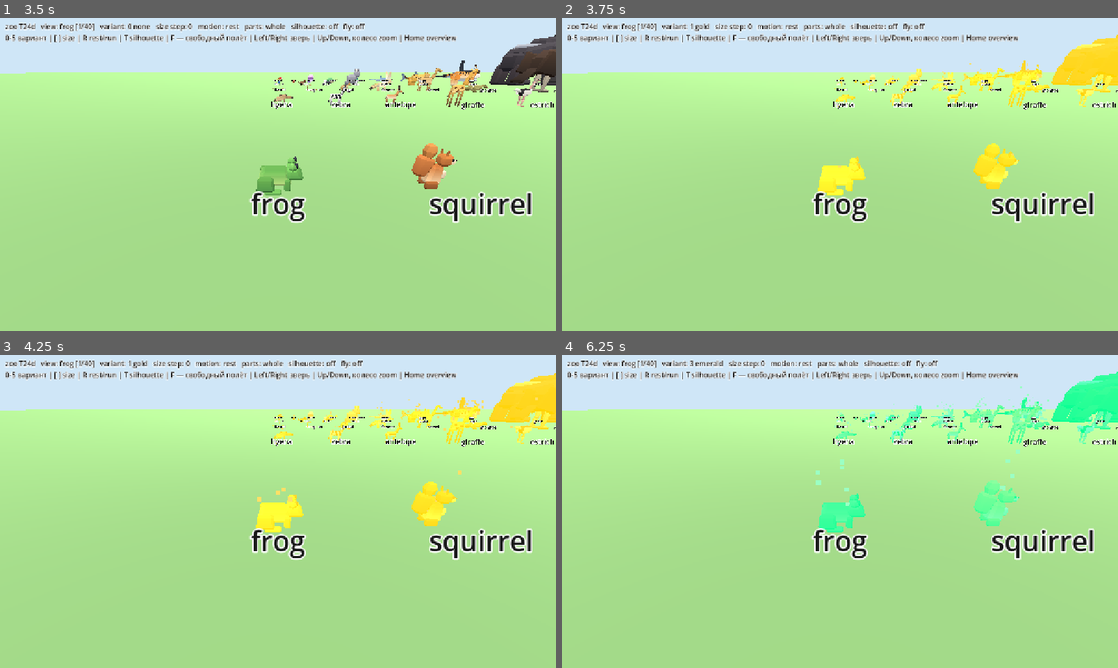
Above: before the commit, frames 1-4 (two rows, left to right).
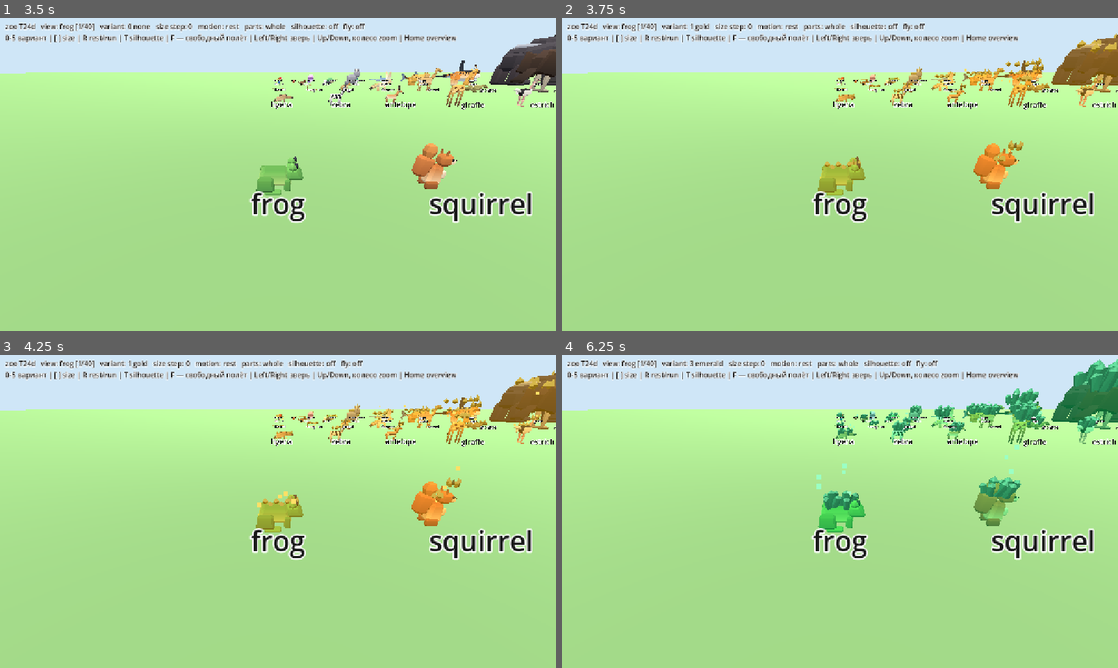
Above: after the commit, the same moments.

Repository: morrowelias9-create/feed-the-animals
Game: Godot game, scene res://scenes/zoo.tscn
The game is run twice, just before and just after one commit, with the same random seed, the same clock (stepped at 60 frames per second) and the same inputs. This scene is started directly instead of the project's main scene.
Inputs (mouse positions are in pixels of both pictures, inside the frame that each line leads up to):
- Up to frame 1 (3.5 s): tap Enter at 0.5, 2.75 s; move the mouse to (400, 158) at 0.52 s; hold D 0.53-1.25 s; hold Q 0.53-1.25 s; click (400, 158) at 0.67 s; tap Space at 0.77, 1.07, 2 s; drag from (166, 190) to (250, 237) at 1.27 s; move the mouse to (333, 105) at 2.02 s; hold D 2.03-2.75 s; hold Shift 2.03-2.75 s; drag from (250, 237) to (111, 127) at 2.77 s
- Up to frame 2 (3.75 s): move the mouse to (1006, 221) at 3.52 s; hold A from 3.53 s (still down); tap 1 at 3.6 s
- Up to frame 3 (4.25 s): keep holding A; tap Space at 3.77, 4.07 s
- Up to frame 4 (6.25 s): release A at 4.25 s; drag from (673, 464) to (756, 433) at 4.27 s; move the mouse to (867, 511) at 5.02 s; hold S 5.03-5.75 s; tap 3 at 5.1 s; click (867, 511) at 5.17 s; drag from (756, 433) to (728, 527) at 5.77 s

Frame 1 is identical in both runs. In frame 2, 4.2% of the frame differs, in the area x 46-100%, y 4-57%; in frame 3, 4.4%; in frame 4, 5.5%, in the area x 45-100%, y 1-57%.

Commit message:
T32: визуальная выразительность мутаций
Co-Authored-By: Claude Sonnet 5.5 <noreply@anthropic.com>
Claude-Session: https://claude.ai/code/session_01KephdVWx4uYkGtbq6v6L3n

Diff:
--- a/scripts/data/variant_data.gd
+++ b/scripts/data/variant_data.gd
@@ -14,17 +14,17 @@
 
 const VARIANTS: Array[Dictionary] = [
 	{"id": "none", "name_key": "", "chance": 0.0, "mult": 1.0,
-		"text": "#FFFFFF", "tint": "#FFFFFF", "glow": "#FFFFFF", "spark": "#FFFFFF"},
+		"text": "#FFFFFF", "tint": "#FFFFFF", "glow": "#FFFFFF", "spark": "#FFFFFF", "tint_k": 0.0, "glow_k": 0.0},
 	{"id": "gold", "name_key": "variant_gold", "chance": 0.09, "mult": 1.5,
-		"text": "#FFC83D", "tint": "#FFC83D", "glow": "#FFB000", "spark": "#FFE066"},
+		"text": "#FFC83D", "tint": "#FFC83D", "glow": "#FFB000", "spark": "#FFE066", "tint_k": 0.6, "glow_k": 0.45},
 	{"id": "diamond", "name_key": "variant_diamond", "chance": 0.035, "mult": 3.0,
-		"text": "#4DE0FF", "tint": "#5CC8FF", "glow": "#00D8FF", "spark": "#7FEFFF"},
+		"text": "#4DE0FF", "tint": "#5CC8FF", "glow": "#00D8FF", "spark": "#7FEFFF", "tint_k": 0.65, "glow_k": 0.55},
 	{"id": "emerald", "name_key": "variant_emerald", "chance": 0.015, "mult": 5.0,
-		"text": "#3DFF9A", "tint": "#4DFF8A", "glow": "#00FF7A", "spark": "#9BFFC4"},
+		"text": "#3DFF9A", "tint": "#4DFF8A", "glow": "#00FF7A", "spark": "#9BFFC4", "tint_k": 0.65, "glow_k": 0.4},
 	{"id": "ruby", "name_key": "variant_ruby", "chance": 0.007, "mult": 10.0,
-		"text": "#FF4D6D", "tint": "#FF5C7A", "glow": "#FF0040", "spark": "#FFA3B5"},
+		"text": "#FF4D6D", "tint": "#FF5C7A", "glow": "#FF0040", "spark": "#FFA3B5", "tint_k": 0.65, "glow_k": 0.45},
 	{"id": "rainbow", "name_key": "variant_rainbow", "chance": 0.003, "mult": 20.0,
-		"text": "#FF7AD9", "tint": "#FF7AD9", "glow": "#FF3DF2", "spark": "#FFFFFF"},
+		"text": "#FF7AD9", "tint": "#FF7AD9", "glow": "#FF3DF2", "spark": "#FFFFFF", "tint_k": 0.35, "glow_k": 0.5},
 ]
 
 
@@ -94,6 +94,16 @@
 	return Color.html(String(VARIANTS[clamp_variant(variant)]["glow"]))
 
 
+## Доля оттенка в цвете материала зверя (0-1): у радуги меньше, чтобы не терять исходные цвета вида.
+static func tint_k(variant: int) -> float:
+	return float(VARIANTS[clamp_variant(variant)]["tint_k"])
+
+
+## Сила свечения материала зверя (множитель emission): умеренная, чтобы не заливать модель плоским цветом.
+static func glow_k(variant: int) -> float:
+	return float(VARIANTS[clamp_variant(variant)]["glow_k"])
+
+
 static func spark_color(variant: int) -> Color:
 	return Color.html(String(VARIANTS[clamp_variant(variant)]["spark"]))
 
--- a/scripts/world/animal_view.gd
+++ b/scripts/world/animal_view.gd
@@ -241,6 +241,8 @@
 	var rot_basis: Basis = Basis.from_euler(Vector3(pitch, yaw, roll))
 	var scale_basis: Basis = Basis.from_scale(Vector3(squash_xz, stretch, squash_xz))
 	_model.transform = Transform3D(rot_basis * scale_basis, Vector3(0.0, off_y, 0.0)) * _model_base
+	if _fx != null and is_instance_valid(_fx):
+		_fx.position.y = off_y   # декор мутации подпрыгивает вместе с телом
 	if not _parts.is_empty():
 		_animate_parts(amp)
 
@@ -326,7 +328,7 @@
 func _rebuild_fx() -> void:
 	if _fx != null and is_instance_valid(_fx):
 		_fx.queue_free()
-	_fx = ModelLoader.make_variant_fx(variant, _size_m)
+	_fx = ModelLoader.make_variant_fx(variant, _size_m, ModelLoader.local_bounds(_model) if _model != null else AABB())
 	add_child(_fx)
 
 
--- a/scripts/world/model_loader.gd
+++ b/scripts/world/model_loader.gd
@@ -7,7 +7,7 @@
 
 const ANIMALS_DIR: String = "res://assets/models/animals/"
 const SPARKS_MAX: int = 12
-const GLOW_ENERGY: float = 1.2
+const GLOW_ENERGY: float = 1.0   # множитель на VariantData.glow_k
 
 static var _protos: Dictionary = {}      # id -> прототип Node3D (не в дереве)
 static var _heights: Dictionary = {}     # id -> высота модели в метрах после подгонки
@@ -98,17 +98,28 @@
 			mi.material_override = _variant_material(base, v)
 
 
-## Эффекты варианта: искры (до 12 частиц) и у бриллианта светящийся диск под ногами.
-## Пустой узел для обычного зверя или при выключенных эффектах.
-static func make_variant_fx(variant: int, size_m: float) -> Node3D:
+## Эффекты варианта (T32): декор-кристаллы на теле зверя (один MeshInstance3D "Decor", привязан к габаритам bounds
+## в системе AnimalView) и до 12 искр. Большого круга под зверем больше нет: он перекрывал загон у крупных зверей.
+## Пустой узел для обычного зверя. Декор виден и при выключенных частицах, искры только при GameConfig.FX_ENABLED.
+static func make_variant_fx(variant: int, size_m: float, bounds: AABB = AABB()) -> Node3D:
 	var root := Node3D.new()
 	root.name = "VariantFx"
 	var v: int = VariantData.clamp_variant(variant)
-	if v == VariantData.NONE or not GameConfig.FX_ENABLED:
+	if v == VariantData.NONE:
 		return root
-	root.add_child(_make_sparks(v, size_m))
-	if v == VariantData.DIAMOND:
-		root.add_child(_make_disc(v, size_m))
+	var box: AABB = bounds
+	if box.size == Vector3.ZERO:
+		box = AABB(Vector3(-size_m * 0.35, 0.0, -size_m * 0.5), Vector3(size_m * 0.7, size_m * 0.8, size_m))
+	var decor_mesh: ArrayMesh = VariantDecor.get_mesh(v, box)
+	if decor_mesh != null:
+		var decor := MeshInstance3D.new()
+		decor.name = "Decor"
+		decor.mesh = decor_mesh
+		decor.material_override = VariantDecor.material()
+		decor.cast_shadow = GeometryInstance3D.SHADOW_CASTING_SETTING_OFF
+		root.add_child(decor)
+	if GameConfig.FX_ENABLED:
+		root.add_child(_make_sparks(v, size_m, box))
 	return root
 
 
@@ -315,27 +326,27 @@
 		mat = (base as StandardMaterial3D).duplicate() as StandardMaterial3D
 	else:
 		mat = StandardMaterial3D.new()
-	mat.albedo_color = mat.albedo_color.lerp(VariantData.tint_color(variant), 0.7)
+	mat.albedo_color = mat.albedo_color.lerp(VariantData.tint_color(variant), VariantData.tint_k(variant))
 	mat.emission_enabled = true
 	mat.emission = VariantData.glow_color(variant)
-	mat.emission_energy_multiplier = GLOW_ENERGY
+	mat.emission_energy_multiplier = GLOW_ENERGY * VariantData.glow_k(variant)
 	_variant_mats[key] = mat
 	return mat
 
 
-static func _make_sparks(variant: int, size_m: float) -> CPUParticles3D:
+static func _make_sparks(variant: int, size_m: float, box: AABB) -> CPUParticles3D:
 	var sparks := CPUParticles3D.new()
 	sparks.name = "Sparks"
 	sparks.amount = SPARKS_MAX if variant == VariantData.DIAMOND else 8
 	sparks.lifetime = 1.3
 	sparks.emission_shape = CPUParticles3D.EMISSION_SHAPE_SPHERE
-	sparks.emission_sphere_radius = maxf(size_m * 0.45, 0.2)
+	sparks.emission_sphere_radius = maxf(maxf(box.size.x, box.size.z) * 0.5, 0.2)
 	sparks.direction = Vector3.UP
 	sparks.spread = 20.0
 	sparks.gravity = Vector3.ZERO
 	sparks.initial_velocity_min = 0.4
 	sparks.initial_velocity_max = 0.9
-	sparks.position = Vector3(0.0, size_m * 0.4, 0.0)
+	sparks.position = box.get_center()
 	var quad := QuadMesh.new()
 	var q: float = clampf(size_m * 0.07, 0.07, 0.3)
 	quad.size = Vector2(q, q)
@@ -351,26 +362,3 @@
 	sparks.scale_amount_curve = fade
 	sparks.emitting = true
 	return sparks
-
-
-static func _make_disc(variant: int, size_m: float) -> MeshInstance3D:
-	var disc := MeshInstance3D.new()
-	disc.name = "GlowDisc"
-	var mesh := CylinderMesh.new()
-	var r: float = maxf(size_m * 0.75, 0.4)
-	mesh.top_radius = r
-	mesh.bottom_radius = r
-	mesh.height = 0.02
-	mesh.radial_segments = 24
-	mesh.rings = 1
-	disc.mesh = mesh
-	var mat := StandardMaterial3D.new()
-	mat.shading_mode = BaseMaterial3D.SHADING_MODE_UNSHADED
-	mat.transparency = BaseMaterial3D.TRANSPARENCY_ALPHA
-	var c: Color = VariantData.glow_color(variant)
-	c.a = 0.45
-	mat.albedo_color = c
-	disc.material_override = mat
-	disc.cast_shadow = GeometryInstance3D.SHADOW_CASTING_SETTING_OFF
-	disc.position = Vector3(0.0, 0.04, 0.0)
-	return disc
--- /dev/null
+++ b/scripts/world/variant_decor.gd
@@ -0,0 +1,247 @@
+class_name VariantDecor
+extends RefCounted
+## Декор мутаций (шаг T32, R8 §2, §5.3): один небольшой ArrayMesh с кристаллами/украшениями на зверя.
+## Не ShaderMaterial и не свет: цвета граней запечены в вершины, материал один общий и без освещения.
+## Элементы привязаны к габаритам зверя (AABB в системе AnimalView, морда в -Z), основания вдавлены в тело,
+## поэтому силуэт вида остаётся узнаваемым, а украшения «растут» из него.
+## Раскладка у каждой мутации своя: золото - корона и самородки, бриллиант - высокие гранёные камни,
+## изумруд - гроздья шестигранных колонн, рубин - рога и гребень шипов, радуга - дуга и камни по спектру.
+
+const LIGHT_DIR: Vector3 = Vector3(0.4, 0.8, 0.45)
+const MAX_TRIS: int = 500   # жёсткий потолок на один декор (проверяет тест)
+
+static var _material: StandardMaterial3D = null
+static var _cache: Dictionary = {}   # ключ вариант|габариты -> ArrayMesh
+
+
+## Меш декора варианта под габариты зверя или null (обычный зверь). Результат кэшируется.
+static func get_mesh(variant: int, bounds: AABB) -> ArrayMesh:
+	var v: int = VariantData.clamp_variant(variant)
+	if v == VariantData.NONE:
+		return null
+	var key: String = "%d|%.2f|%.2f|%.2f|%.2f|%.2f|%.2f" % [v, bounds.position.x, bounds.position.y,
+		bounds.position.z, bounds.size.x, bounds.size.y, bounds.size.z]
+	if _cache.has(key):
+		return _cache[key] as ArrayMesh
+	var st := SurfaceTool.new()
+	st.begin(Mesh.PRIMITIVE_TRIANGLES)
+	var lay := _Layout.new(bounds)
+	match v:
+		VariantData.GOLD:
+			_gold(st, lay)
+		VariantData.DIAMOND:
+			_diamond(st, lay)
+		VariantData.EMERALD:
+			_emerald(st, lay)
+		VariantData.RUBY:
+			_ruby(st, lay)
+		VariantData.RAINBOW:
+			_rainbow(st, lay)
+	var mesh: ArrayMesh = st.commit()
+	_cache[key] = mesh
+	return mesh
+
+
+## Число треугольников меша (для тестов и бюджета).
+static func tri_count(mesh: ArrayMesh) -> int:
+	if mesh == null or mesh.get_surface_count() == 0:
+		return 0
+	var arrays: Array = mesh.surface_get_arrays(0)
+	var verts: PackedVector3Array = arrays[Mesh.ARRAY_VERTEX]
+	@warning_ignore("integer_division")
+	return verts.size() / 3
+
+
+## Общий материал декора: без освещения, цвет из вершин, обе стороны граней (порядок обхода не важен).
+static func material() -> StandardMaterial3D:
+	if _material == null:
+		_material = StandardMaterial3D.new()
+		_material.shading_mode = BaseMaterial3D.SHADING_MODE_UNSHADED
+		_material.vertex_color_use_as_albedo = true
+		_material.cull_mode = BaseMaterial3D.CULL_DISABLED
+	return _material
+
+
+# Раскладка по габаритам: удобные точки на спине, голове и размер «единицы» u.
+class _Layout:
+	var b: AABB
+	var u: float            # характерный размер зверя (среднее высоты и длины), метры
+	var tall: bool          # стоячая форма (выше, чем длиннее)
+	var c: Vector3          # центр габаритов
+	var back_y: float       # высота линии спины (чуть ниже верха, чтобы основания тонули в теле)
+	var z_front: float
+	var z_rear: float
+
+	func _init(box: AABB) -> void:
+		b = box
+		if b.size.x <= 0.01 and b.size.y <= 0.01 and b.size.z <= 0.01:
+			b = AABB(Vector3(-0.35, 0.0, -0.5), Vector3(0.7, 0.8, 1.0))
+		c = b.get_center()
+		u = maxf((b.size.y + b.size.z) * 0.5, 0.2)
+		tall = b.size.y > b.size.z * 1.15
+		back_y = b.position.y + b.size.y * (0.62 if tall else 0.7)
+		z_front = b.position.z
+		z_rear = b.end.z
+
+	## Точка на линии спины, t от 0 (у головы) до 1 (у хвоста).
+	func spine(t: float, lift: float = 0.0) -> Vector3:
+		var z: float = lerpf(z_front + b.size.z * 0.28, z_rear - b.size.z * 0.12, t)
+		if tall:
+			z = lerpf(c.z - b.size.z * 0.15, c.z + b.size.z * 0.3, t)
+		return Vector3(c.x, back_y + lift, z)
+
+	## Верх головы (грубо: впереди, на высоте около верха тела).
+	func head_top() -> Vector3:
+		var y: float = b.position.y + b.size.y * (0.9 if tall else 0.82)
+		return Vector3(c.x, y, z_front + b.size.z * 0.2)
+
+
+# ---------- Мутации ----------
+
+static func _gold(st: SurfaceTool, lay: _Layout) -> void:
+	var u: float = lay.u
+	var g0: Color = Color("#B8860B")
+	var g1: Color = Color("#FFE066")
+	# Корона из пяти зубцов на голове.
+	var top: Vector3 = lay.head_top() - Vector3(0.0, u * 0.03, 0.0)
+	for i in 5:
+		var a: float = TAU * float(i) / 5.0
+		var p: Vector3 = top + Vector3(cos(a), 0.0, sin(a)) * u * 0.1
+		_crystal(st, p, Vector3.UP, u * (0.2 if i % 2 == 0 else 0.14), u * 0.045, 4, 0.55, g0, g1, false, top)
+	# Самородки на спине: приземистые двойные пирамиды.
+	for i in 5:
+		var t: float = 0.1 + 0.2 * float(i)
+		var side: float = -1.0 if i % 2 == 0 else 1.0
+		var p: Vector3 = lay.spine(t) + Vector3(side * u * 0.07, 0.0, 0.0)
+		_crystal(st, p, Vector3(side * 0.25, 1.0, 0.0), u * 0.17, u * 0.09, 4, 0.5, g0, g1, true, p)
+
+
+static func _diamond(st: SurfaceTool, lay: _Layout) -> void:
+	var u: float = lay.u
+	var c0: Color = Color("#3AA8E0")
+	var c1: Color = Color("#E8FCFF")
+	# Высокий главный камень над плечами и россыпь поменьше по бокам спины.
+	var main: Vector3 = lay.spine(0.22)
+	_crystal(st, main, Vector3.UP, u * 0.46, u * 0.15, 6, 0.45, c0, c1, true, main)
+	for i in 6:
+		var t: float = 0.05 + 0.18 * float(i)
+		var side: float = -1.0 if i % 2 == 0 else 1.0
+		var p: Vector3 = lay.spine(t, -u * 0.03) + Vector3(side * lay.b.size.x * 0.22, 0.0, 0.0)
+		var h: float = u * (0.22 + 0.08 * float(i % 3))
+		_crystal(st, p, Vector3(side * 0.45, 1.0, 0.1 * side), h, u * 0.085, 5, 0.45, c0, c1, true, p)
+	# Пара камней у головы.
+	var ht: Vector3 = lay.head_top()
+	for s in [-1.0, 1.0]:
+		var p: Vector3 = ht + Vector3(s * u * 0.12, -u * 0.05, u * 0.05)
+		_crystal(st, p, Vector3(s * 0.5, 1.0, 0.0), u * 0.2, u * 0.06, 5, 0.45, c0, c1, true, p)
+
+
+static func _emerald(st: SurfaceTool, lay: _Layout) -> void:
+	var u: float = lay.u
+	var e0: Color = Color("#117A45")
+	var e1: Color = Color("#7DFFB8")
+	# Две гроздья шестигранных колонн: у плеч и у крупа. Колонны с плоским «срезанным» концом.
+	var clusters: Array[float] = [0.2, 0.75]
+	for ci in clusters.size():
+		var base: Vector3 = lay.spine(clusters[ci], -u * 0.03)
+		for i in 4:
+			var a: float = TAU * float(i) / 4.0 + 0.6 * float(ci)
+			var off: Vector3 = Vector3(cos(a) * lay.b.size.x * 0.17, 0.0, sin(a) * u * 0.1)
+			var tilt: Vector3 = Vector3(cos(a) * 0.4, 1.0, sin(a) * 0.4)
+			var h: float = u * (0.4 if i == 0 else 0.26 + 0.05 * float(i))
+			_crystal(st, base + off, tilt, h, u * 0.085, 6, 0.2, e0, e1, false, base)
+		_crystal(st, base, Vector3.UP, u * 0.46, u * 0.1, 6, 0.2, e0, e1, false, base)
+
+
+static func _ruby(st: SurfaceTool, lay: _Layout) -> void:
+	var u: float = lay.u
+	var r0: Color = Color("#7A0A22")
+	var r1: Color = Color("#FF5070")
+	var r2: Color = Color("#FFB070")
+	# Два изогнутых вперёд-наружу рога на голове.
+	var ht: Vector3 = lay.head_top()
+	for s in [-1.0, 1.0]:
+		var p: Vector3 = ht + Vector3(s * u * 0.09, -u * 0.06, u * 0.04)
+		_crystal(st, p, Vector3(s * 0.45, 1.0, -0.55), u * 0.34, u * 0.065, 4, 0.75, r0, r2, false, p)
+	# Гребень острых шипов вдоль спины: к хвосту мельче, наклон назад.
+	for i in 6:
+		var t: float = 0.1 + 0.16 * float(i)
+		var p: Vector3 = lay.spine(t, -u * 0.02)
+		var h: float = u * (0.34 - 0.035 * float(i))
+		_crystal(st, p, Vector3(0.0, 1.0, 0.4), h, u * 0.07, 4, 0.7, r0, r1, false, p)
+
+
+static func _rainbow(st: SurfaceTool, lay: _Layout) -> void:
+	var u: float = lay.u
+	# Дуга-радуга над спиной: семь концентрических полос, концы тонут в боках.
+	var centre: Vector3 = lay.spine(0.45, -u * 0.04)
+	var radius: float = maxf(lay.b.size.x * 0.62, u * 0.28)
+	var band: float = radius * 0.075
+	var steps: int = 9
+	for k in 7:
+		var col: Color = Color.from_hsv(float(k) / 7.0 * 0.85, 0.75, 1.0)
+		var r_in: float = radius + band * float(k)
+		var r_out: float = r_in + band
+		for s in steps:
+			var a0: float = PI * float(s) / float(steps)
+			var a1: float = PI * float(s + 1) / float(steps)
+			var p00: Vector3 = centre + Vector3(cos(a0) * r_in, sin(a0) * r_in, 0.0)
+			var p01: Vector3 = centre + Vector3(cos(a0) * r_out, sin(a0) * r_out, 0.0)
+			var p10: Vector3 = centre + Vector3(cos(a1) * r_in, sin(a1) * r_in, 0.0)
+			var p11: Vector3 = centre + Vector3(cos(a1) * r_out, sin(a1) * r_out, 0.0)
+			_tri(st, p00, p01, p11, col, centre + Vector3(0.0, 0.0, 1.0))
+			_tri(st, p00, p11, p10, col, centre + Vector3(0.0, 0.0, 1.0))
+	# Камни по спектру вдоль спины (цвет меняется от головы к хвосту).
+	for i in 6:
+		var t: float = 0.05 + 0.18 * float(i)
+		var col2: Color = Color.from_hsv(float(i) / 6.0 * 0.85, 0.7, 1.0)
+		var side: float = -1.0 if i % 2 == 0 else 1.0
+		var p: Vector3 = lay.spine(t, -u * 0.03) + Vector3(side * lay.b.size.x * 0.2, 0.0, 0.0)
+		_crystal(st, p, Vector3(side * 0.35, 1.0, 0.0), u * 0.2, u * 0.075, 5, 0.45, col2.darkened(0.25), col2.lightened(0.5), true, p)
+
+
+# ---------- Примитивы ----------
+
+# Кристалл: шестигранник и т.п. с остриём. bipyramid=true: основание у острия снизу (двойная пирамида, «огранка»),
+# иначе колонна и остриё сверху (tip доля высоты на остриё). base тонет в теле, up задаёт наклон.
+static func _crystal(st: SurfaceTool, base: Vector3, up: Vector3, h: float, r: float, sides: int, tip: float,
+		c_base: Color, c_tip: Color, bipyramid: bool, centre: Vector3) -> void:
+	var axis: Vector3 = up.normalized()
+	var helper: Vector3 = Vector3.RIGHT if absf(axis.dot(Vector3.RIGHT)) < 0.9 else Vector3.FORWARD
+	var ux: Vector3 = axis.cross(helper).normalized()
+	var uz: Vector3 = axis.cross(ux).normalized()
+	var mid_y: float = h * (0.4 if bipyramid else (1.0 - tip))
+	var apex: Vector3 = base + axis * h
+	var ring_mid: Array[Vector3] = []
+	var ring_low: Array[Vector3] = []
+	for i in sides:
+		var a: float = TAU * float(i) / float(sides)
+		var dir: Vector3 = ux * cos(a) + uz * sin(a)
+		ring_mid.append(base + axis * mid_y + dir * r)
+		ring_low.append(base + dir * r * (0.0 if bipyramid else 1.0))
+	var bottom: Vector3 = base
+	for i in sides:
+		var j: int = (i + 1) % sides
+		var facet: float = 0.9 if i % 2 == 0 else 1.0   # соседние грани чуть разной яркости: огранка
+		var low_col: Color = c_base * facet
+		var tip_col: Color = c_tip * facet
+		if bipyramid:
+			_tri(st, bottom, ring_mid[i], ring_mid[j], low_col.lerp(tip_col, 0.2), centre)
+		else:
+			_tri(st, ring_low[i], ring_low[j], ring_mid[j], low_col.lerp(tip_col, 0.3), centre)
+			_tri(st, ring_low[i], ring_mid[j], ring_mid[i], low_col.lerp(tip_col, 0.35), centre)
+		_tri(st, ring_mid[i], ring_mid[j], apex, low_col.lerp(tip_col, 0.8), centre)
+
+
+# Один треугольник с запечённой яркостью по наклону грани; centre нужен, чтобы нормаль смотрела наружу.
+static func _tri(st: SurfaceTool, a: Vector3, b: Vector3, c: Vector3, col: Color, centre: Vector3) -> void:
+	var n: Vector3 = (b - a).cross(c - a)
+	if n.length() > 0.00001:
+		n = n.normalized()
+		if n.dot((a + b + c) / 3.0 - centre) < 0.0:
+			n = -n
+	var shade: float = 0.6 + 0.4 * clampf(n.dot(LIGHT_DIR.normalized()) * 0.5 + 0.5, 0.0, 1.0)
+	var out: Color = Color(minf(col.r * shade, 1.0), minf(col.g * shade, 1.0), minf(col.b * shade, 1.0), 1.0)
+	for p in [a, b, c]:
+		st.set_color(out)
+		st.add_vertex(p)
--- a/tests/run_tests.gd
+++ b/tests/run_tests.gd
@@ -363,8 +363,18 @@
 	_check("apply_variant(0) возвращает обычный вид", not (m2.material_override as StandardMaterial3D).emission_enabled)
 	var fx: Node3D = ModelLoader.make_variant_fx(2, 1.0)
 	var sparks: CPUParticles3D = fx.get_node_or_null("Sparks") as CPUParticles3D
-	_check("искры бриллианта не больше 12 частиц, есть диск",
-		sparks != null and sparks.amount <= 12 and fx.get_node_or_null("GlowDisc") != null)
+	_check("искры бриллианта не больше 12 частиц, есть декор, большого диска нет",
+		sparks != null and sparks.amount <= 12 and fx.get_node_or_null("Decor") != null and fx.get_node_or_null("GlowDisc") == null)
+	# T32: у каждой мутации свой декор в бюджете, у обычного зверя его нет; разные габариты (малыш, гигант, высокий)
+	var decor_ok: bool = VariantDecor.get_mesh(0, AABB()) == null
+	var boxes: Array[AABB] = [AABB(Vector3(-0.1, 0.0, -0.15), Vector3(0.2, 0.2, 0.3)),
+		AABB(Vector3(-1.5, 0.0, -2.5), Vector3(3.0, 3.0, 5.0)), AABB(Vector3(-0.3, 0.0, -0.4), Vector3(0.6, 2.5, 0.8))]
+	for vv in range(1, VariantData.count()):
+		for bx in boxes:
+			var tris: int = VariantDecor.tri_count(VariantDecor.get_mesh(vv, bx))
+			if tris <= 0 or tris > VariantDecor.MAX_TRIS:
+				decor_ok = false
+	_check("декор мутаций 1-5: от 1 до %d треугольников на любых габаритах, у обычного нет" % VariantDecor.MAX_TRIS, decor_ok)
 	var fx0: Node3D = ModelLoader.make_variant_fx(0, 1.0)
 	_check("у обычного зверя эффектов нет", fx0.get_child_count() == 0)
 	a1.free()
Not shown, changed: docs/PLAN_POLISH.md
Not shown, changed: docs/PROGRESS.md
